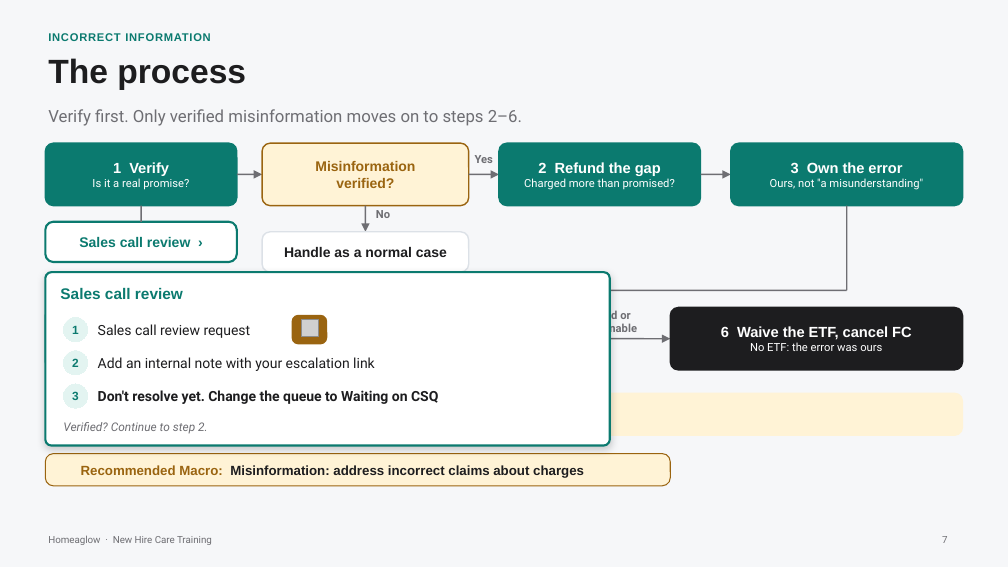
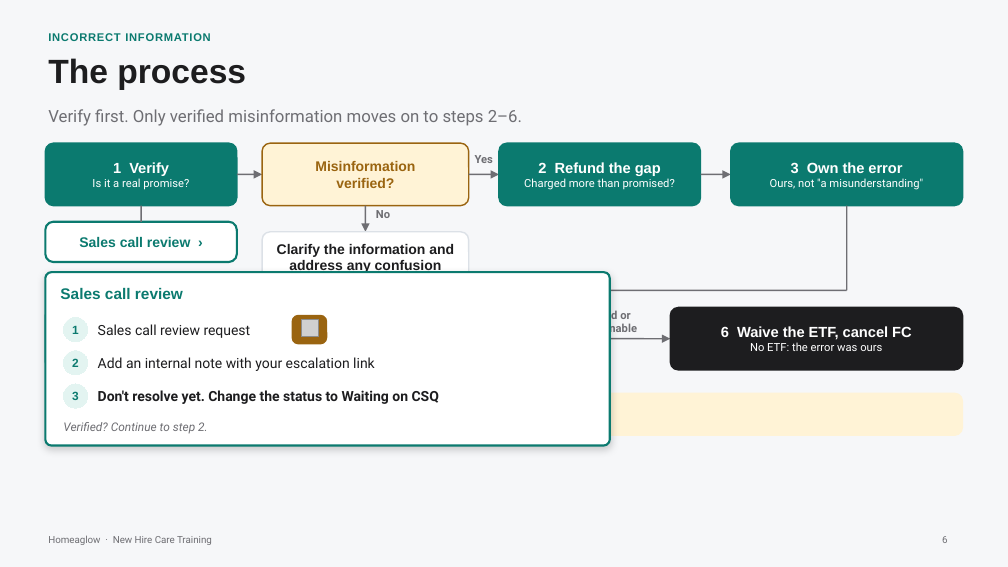
Before and after one commit to anjulimichelle/training, a slide deck: slide 6 of incorrect-info-lmc-lockout/incorrect-info-lmc-lockout.pptx (slide 7 before the commit). Drawn at 1008x567 pixels with LibreOffice and Linux fonts; fonts in the diff are those of the drawing; grey boxes stand for pictures; background and template pictures are left out. Boxes give left, top, right and bottom in pixels: in the first picture for what was removed or moved away, otherwise in the second. Text is boxed around its words. In the diff, an @@ line names an element or a change of style, - is before the commit and + after.

```diff
--- a/incorrect-info-lmc-lockout/incorrect-info-lmc-lockout.pptx
+++ b/incorrect-info-lmc-lockout/incorrect-info-lmc-lockout.pptx
@@ rounded rectangle resized from (x1=262, y1=232, x2=469, y2=272) to (x1=262, y1=232, x2=469, y2=282) @@
@@ rounded rectangle at (x1=262, y1=232, x2=469, y2=282): proportions changed @@
@@ text at (x1=277, y1=244, x2=454, y2=273): text changed @@
-Handle as a normal case
+Clarify the information and address any confusion
@@ text at (x1=98, y1=390, x2=439, y2=404): text changed @@
-Don't resolve yet. Change the queue to Waiting on CSQ
+Don't resolve yet. Change the status to Waiting on CSQ
@@ rounded rectangle removed at (x1=45, y1=454, x2=670, y2=486) @@
@@ text removed at (x1=81, y1=465, x2=584, y2=478) @@
-Recommended Macro: Misinformation: address incorrect claims about charges
@@ page number at (x1=942, y1=536, x2=948, y2=543): text changed @@
-7
+6
```
Also in this commit, not shown: 1 other slide changed, 1 other file.
